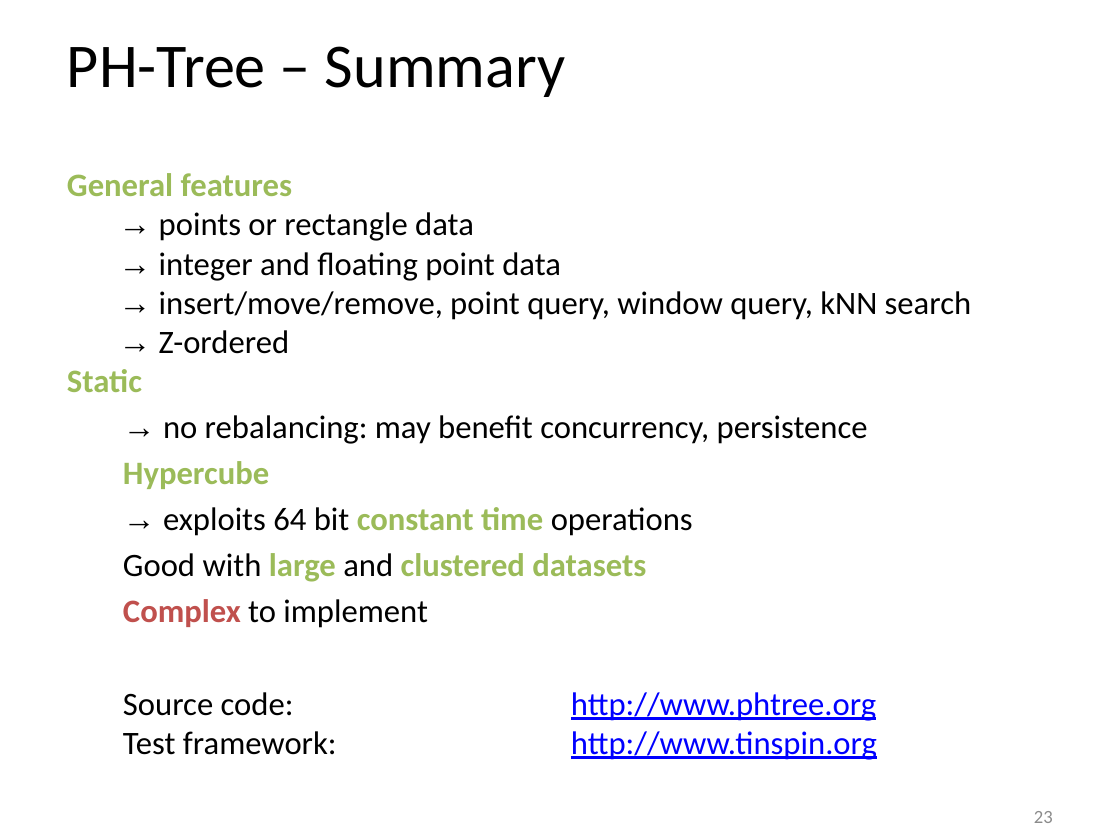
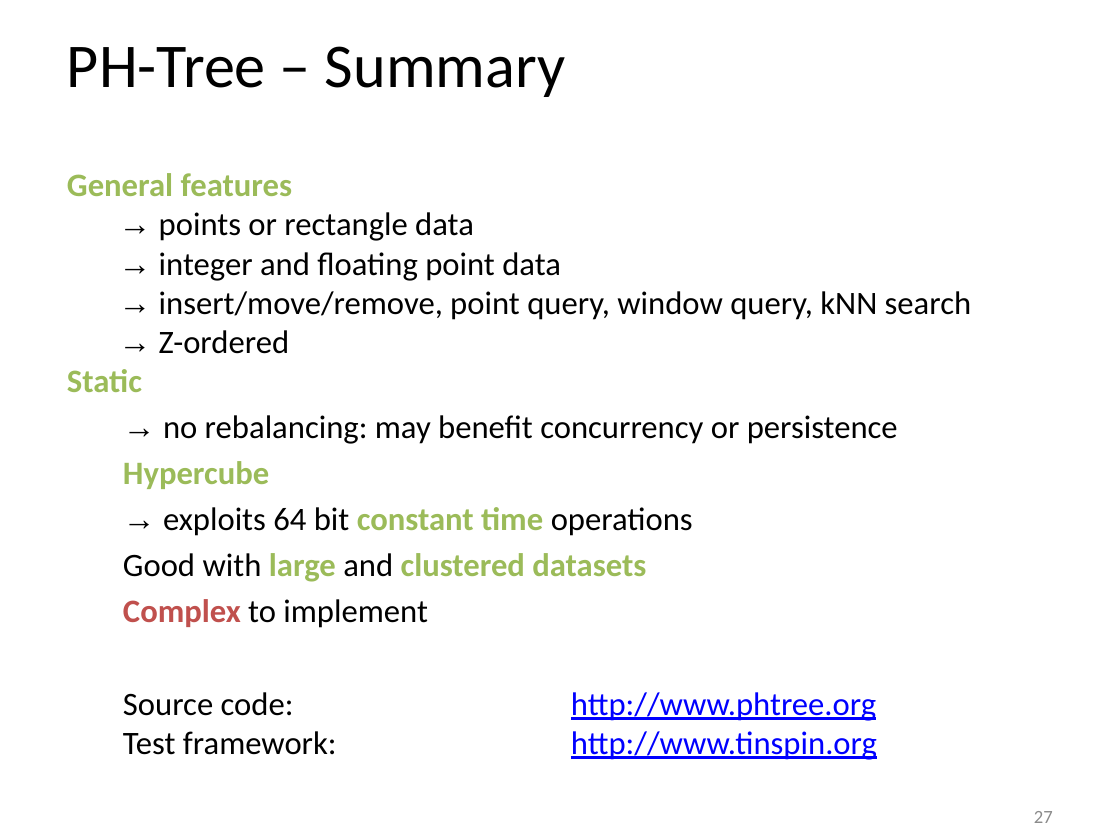
Before and after one commit to tzaeschke/phtree-site, a slide deck: slide 27 of originals/PH-tree-presentation-2018.odp (slide 23 before the commit). Drawn at 1120x840 pixels with LibreOffice and Linux fonts; fonts in the diff are those of the drawing. Boxes give left, top, right and bottom in pixels: in the first picture for what was removed or moved away, otherwise in the second. Text is boxed around its words. In the diff, an @@ line names an element or a change of style, - is before the commit and + after.

```diff
--- a/originals/PH-tree-presentation-2018.odp
+++ b/originals/PH-tree-presentation-2018.odp
@@ text at (163, 415, 898, 444): text changed @@
-→ no rebalancing: may benefit concurrency, persistence
+→ no rebalancing: may benefit concurrency or persistence
@@ page number at (1034, 811, 1053, 823): text changed @@
-23
+27
```
Also in this commit, not shown: 11 other slides changed, 8 slides added, 12 slides removed, 15 other files.
